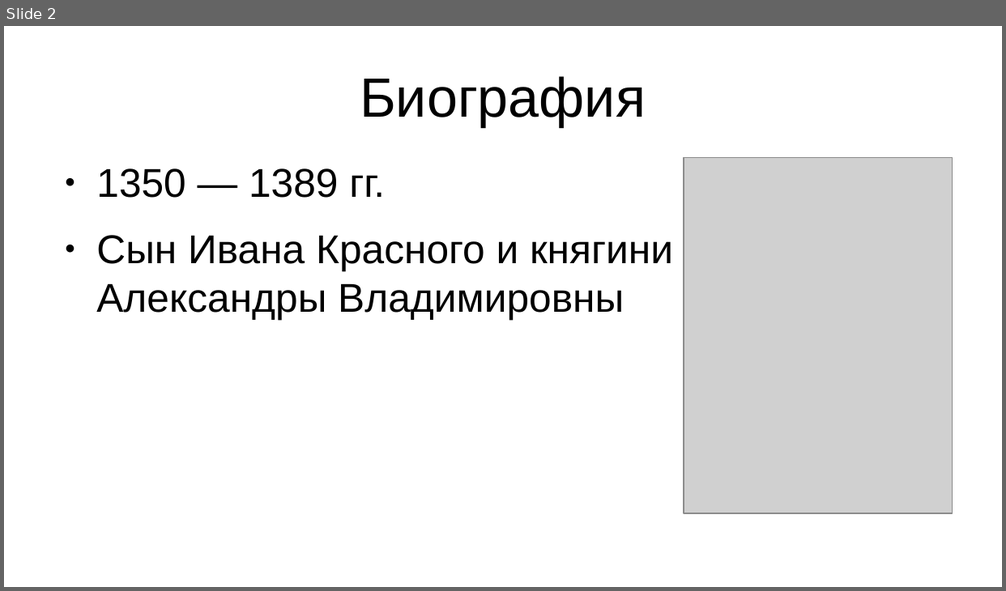
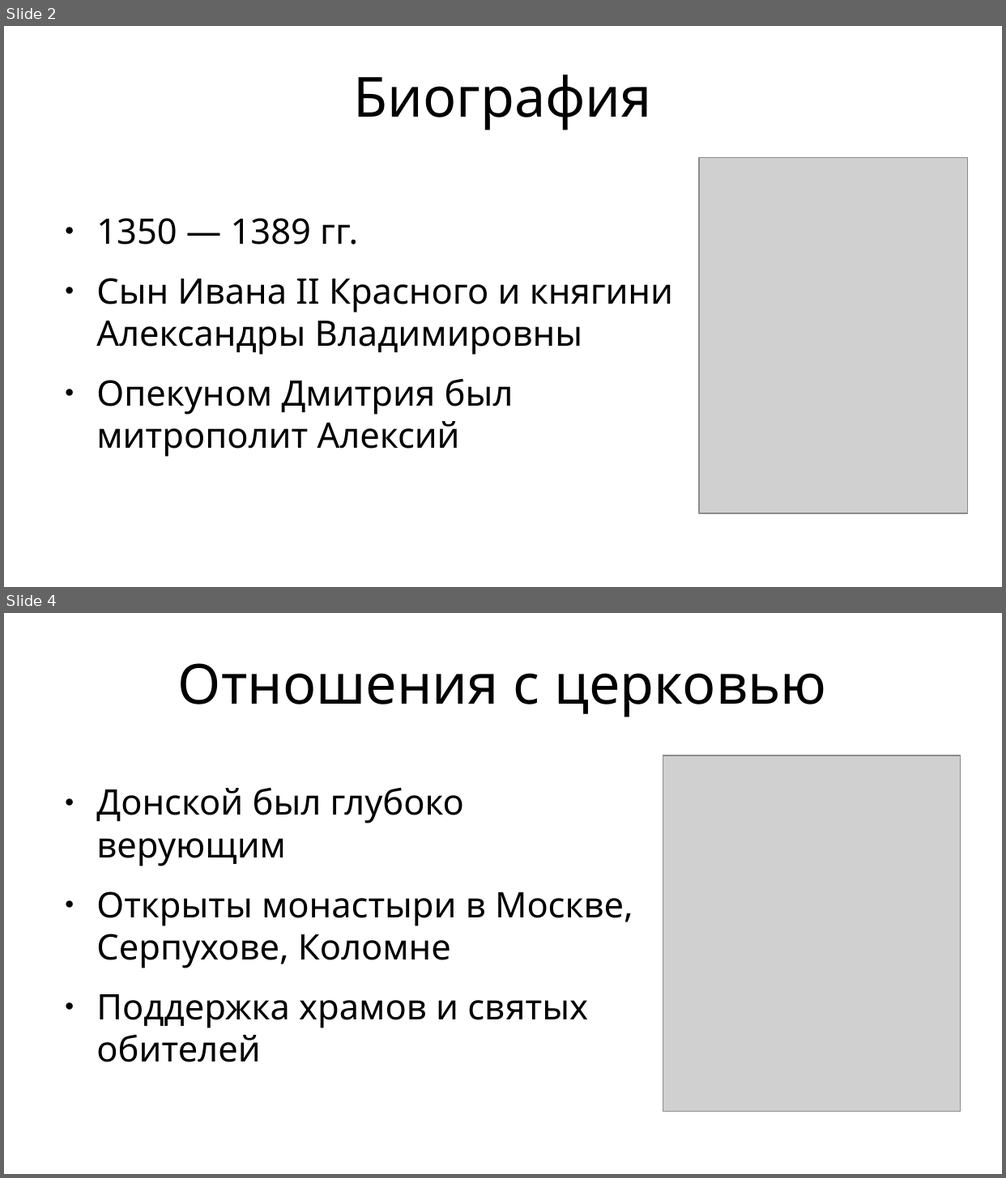
Before and after one commit to Astolfo-femboy-UwU/urban-octo-barnacle, a slide deck: История/Дмитрий Донской.pptx. Shown one above the other, each under a label of ours: slide 2 before the commit, slides 2 and 4 after it; the slides between them are not shown. The pictures are 1006x591 and 1006x1178 pixels, drawn with LibreOffice and Linux fonts; fonts in the diff are those of the drawing; grey boxes stand for pictures. Boxes give left, top, right and bottom in pixels: in the first picture for what was removed or moved away, otherwise in the second. Text is boxed around its words. In the diff, an @@ line names an element or a change of style, - is before the commit and + after.

Commit message:
Донской

```diff
--- a/История/Дмитрий Донской.pptx
+++ b/История/Дмитрий Донской.pptx
@@ slide 4 added at (4, 613, 1002, 1174), background #FFFFFF @@
@@ title added at (178, 663, 827, 717), 44 pt, text #000000 @@
+Отношения с церковью
@@ picture added at (663, 756, 961, 1112) @@
@@ text added at (96, 787, 633, 1063), 28 pt, text #000000 @@
+● Донской был глубоко верующим
+● Открыты монастыри в Москве, Серпухове, Коломне
+● Поддержка храмов и святых обителей
@@ slide 2 changed as well @@
@@ title "Биография" at (353, 75, 652, 130): font Arial to Noto Sans @@
@@ text "1350 — 1389 гг." at (96, 218, 673, 457): vertical alignment top to middle @@
@@ picture: place and size @@
-picture at (684, 157, 953, 514)
+picture at (700, 157, 968, 514)
@@ text at (96, 218, 358, 245): size 32 to 28 pt, font Arial to Noto Sans in "1350 — 1389 гг." @@
@@ text at (96, 278, 673, 457): text changed; size 32 to 28 pt; font Arial to Noto Sans @@
-● Сын Ивана Красного и княгини Александры Владимировны
+● Сын Ивана II Красного и княгини Александры Владимировны
+● Опекуном Дмитрия был митрополит Алексий
```
Also in this commit, not shown: 1 other slide changed, 6 other slides added, 5 slides removed, 3 other files.
